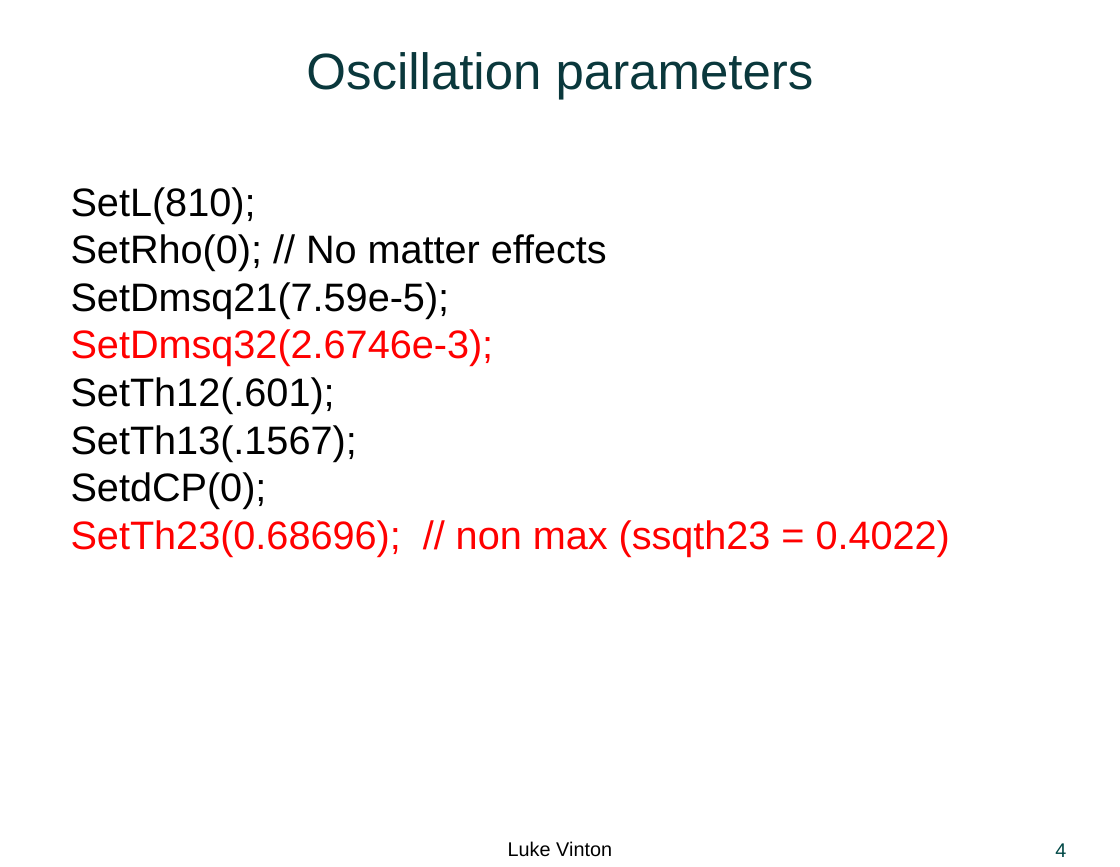
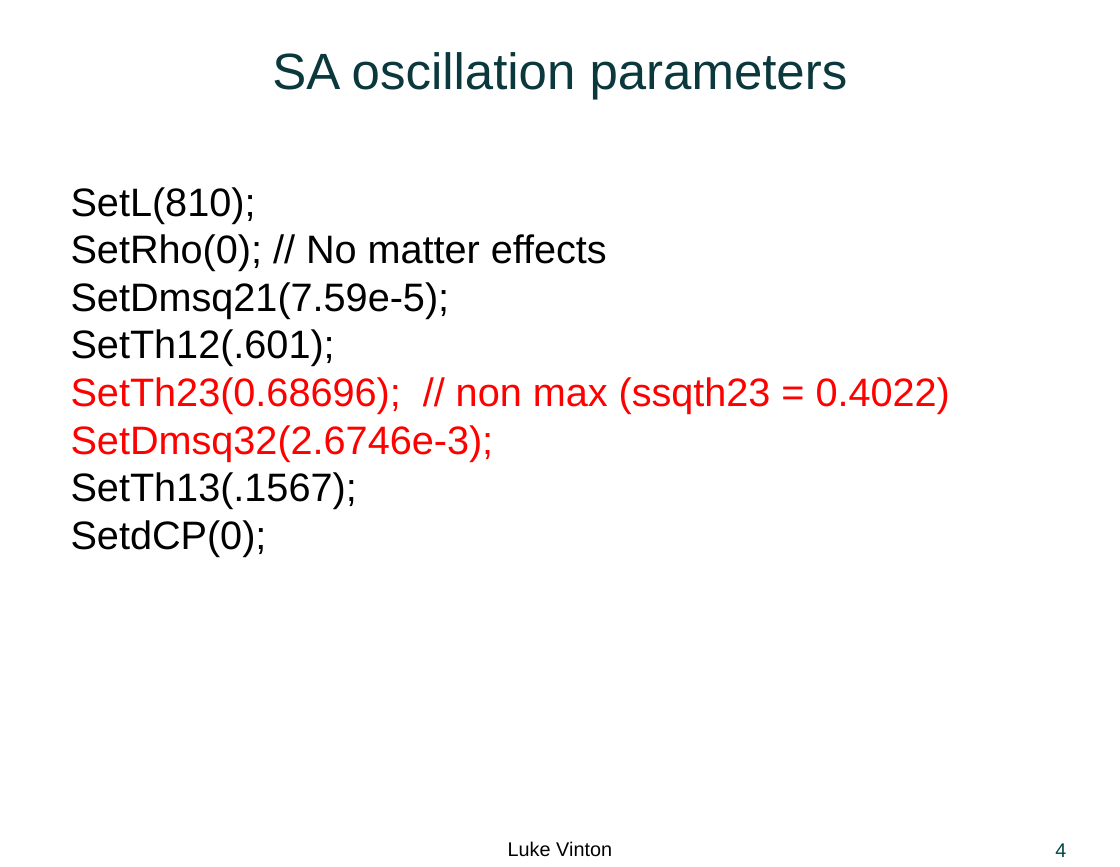
Before and after one commit to LukeJVinton/Thesis-, a slide deck: slide 4 of Presentations/NumuCollabMeeting_resBinning_energyBinShare_CustomBinning.pptx. Drawn at 1120x867 pixels with LibreOffice and Linux fonts; fonts in the diff are those of the drawing; background and template pictures are left out. Boxes give left, top, right and bottom in pixels: in the first picture for what was removed or moved away, otherwise in the second. Text is boxed around its words. In the diff, an @@ line names an element or a change of style, - is before the commit and + after.

```diff
--- a/Presentations/NumuCollabMeeting_resBinning_energyBinShare_CustomBinning.pptx
+++ b/Presentations/NumuCollabMeeting_resBinning_energyBinShare_CustomBinning.pptx
@@ title at box(272, 52, 848, 99): text changed @@
-Oscillation parameters
+SA oscillation parameters
@@ text at box(71, 329, 950, 414): paragraphs added @@
+SetTh12(.601);
+SetTh23(0.68696); // non max (ssqth23 = 0.4022)
@@ text at box(71, 377, 335, 414): paragraph removed @@
-SetTh12(.601);
@@ text at box(71, 520, 950, 556): paragraph removed @@
-SetTh23(0.68696); // non max (ssqth23 = 0.4022)
```
Also in this commit, not shown: 4 other slides changed, 17 slides added, 2 slides removed.
